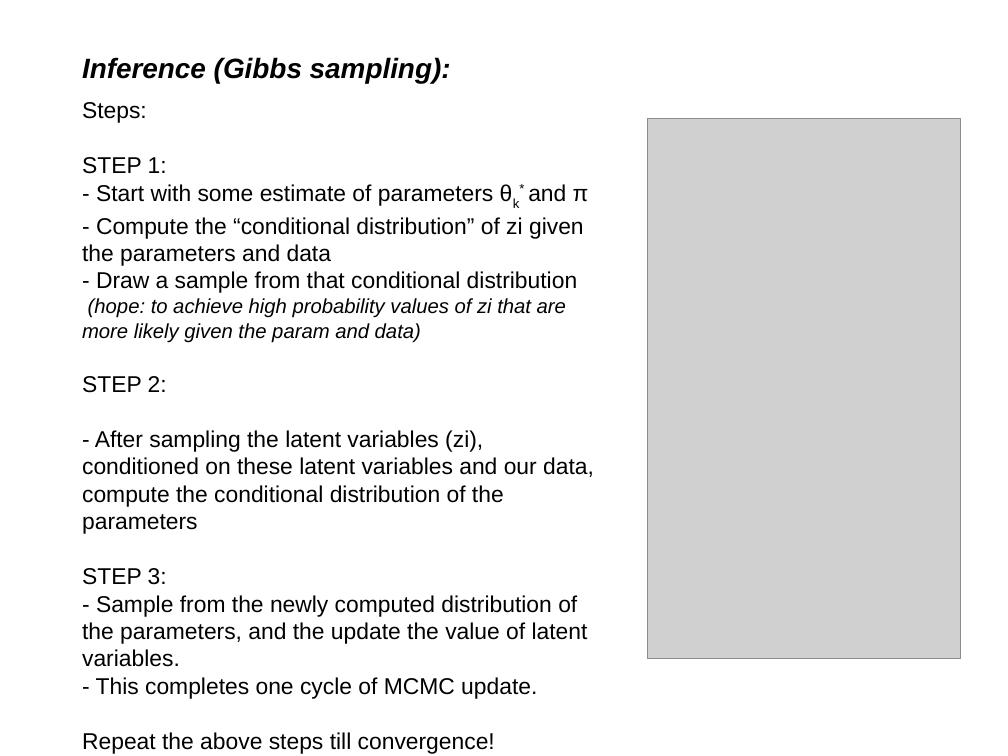
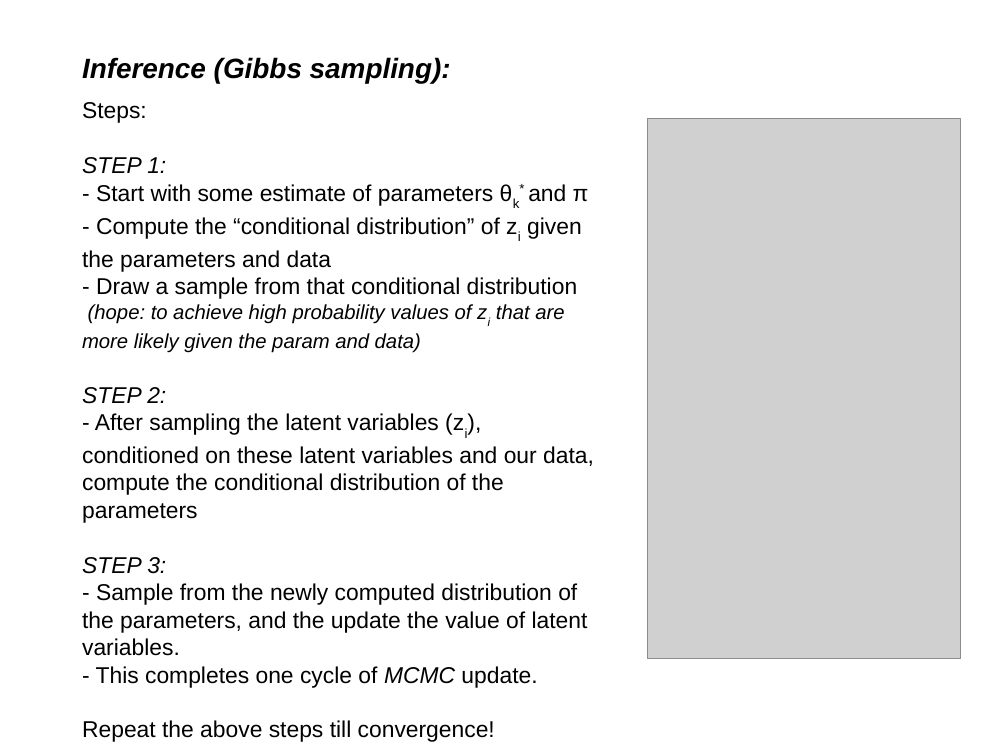
Before and after one commit to afcarl/Dirichlet_Processes, a slide deck: slide 15 of version_2.odp. Drawn at 1008x756 pixels with LibreOffice and Linux fonts; fonts in the diff are those of the drawing; grey boxes stand for pictures. Boxes give left, top, right and bottom in pixels: in the first picture for what was removed or moved away, otherwise in the second. Text is boxed around its words. In the diff, an @@ line names an element or a change of style, - is before the commit and + after.

Commit message:
fixed minor formatting

```diff
--- a/version_2.odp
+++ b/version_2.odp
@@ text at (82, 157, 594, 688): italic on in "STEP 1:", "STEP 2:", "STEP 3:", "MCMC"; now subscript in "zi", "zi", "(zi)," @@
```
Also in this commit, not shown: 11 other slides changed, 1 slide added, 1 slide removed.
